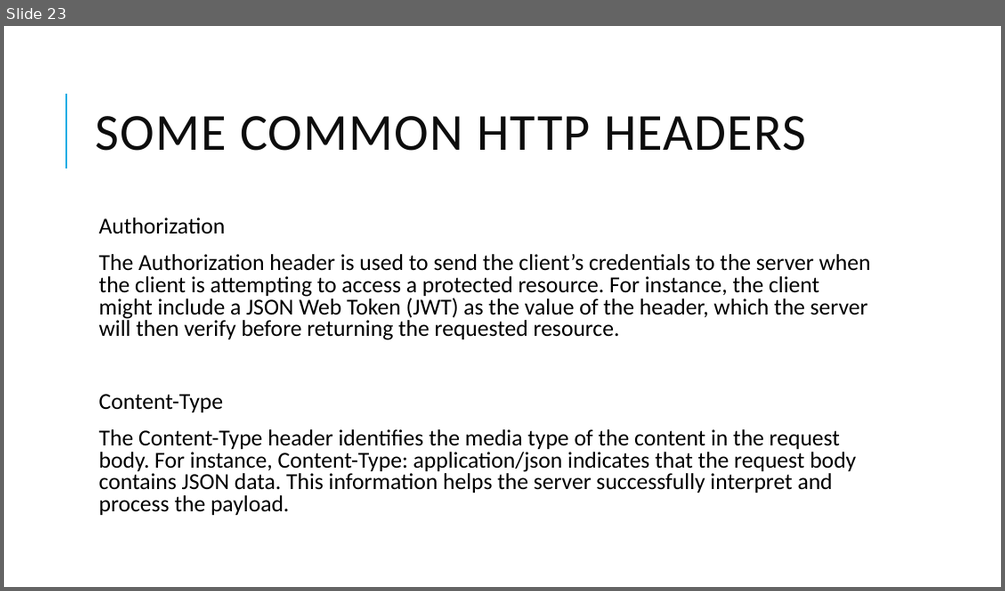
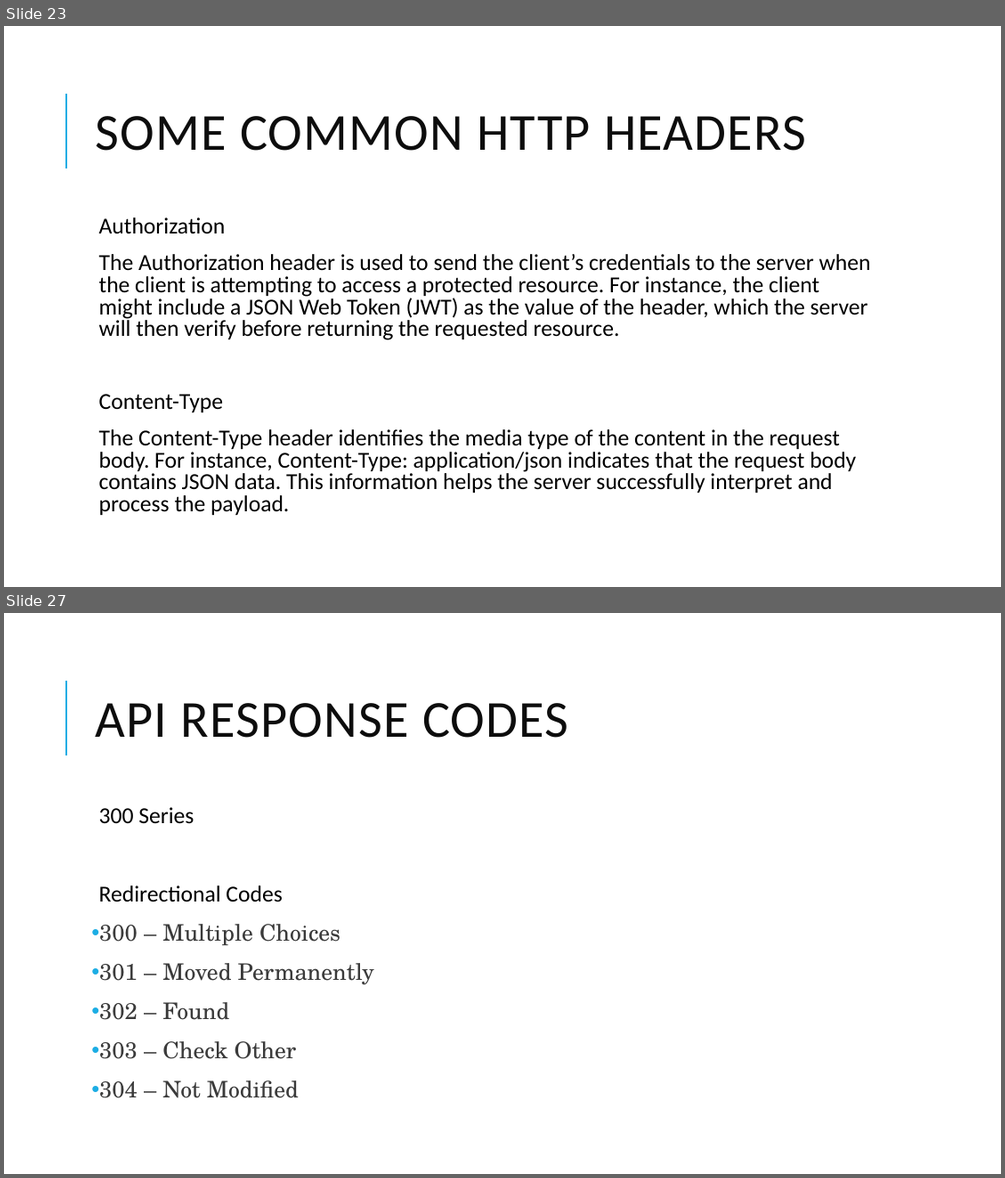
Before and after one commit to skandhwa/API-Automation-Batch1, a slide deck: API Testing.pptx. Shown one above the other, each under a label of ours: slide 23 before the commit, slides 23 and 27 after it; the slides between them are not shown. The pictures are 1005x591 and 1005x1178 pixels, drawn with LibreOffice and Linux fonts; fonts in the diff are those of the drawing. Boxes give left, top, right and bottom in pixels: in the first picture for what was removed or moved away, otherwise in the second. Text is boxed around its words. In the diff, an @@ line names an element or a change of style, - is before the commit and + after.

```diff
--- a/API Testing.pptx
+++ b/API Testing.pptx
@@ slide 27 added at [4,613,1001,1174], background #FFFFFF; not listed: 1 template element that a slide beside it also shows @@
@@ title added at [95,703,568,738], 50 pt, text #0D0D0D @@
+API RESPONSE CODES
@@ text added at [99,807,374,1098], 22 pt, text #3A3A3A @@
+  300 Series
+  Redirectional Codes
+• 300 – Multiple Choices
+• 301 – Moved Permanently
+• 302 – Found
+• 303 – Check Other
+• 304 – Not Modified
```
Also in this commit, not shown: 6 other slides added.
